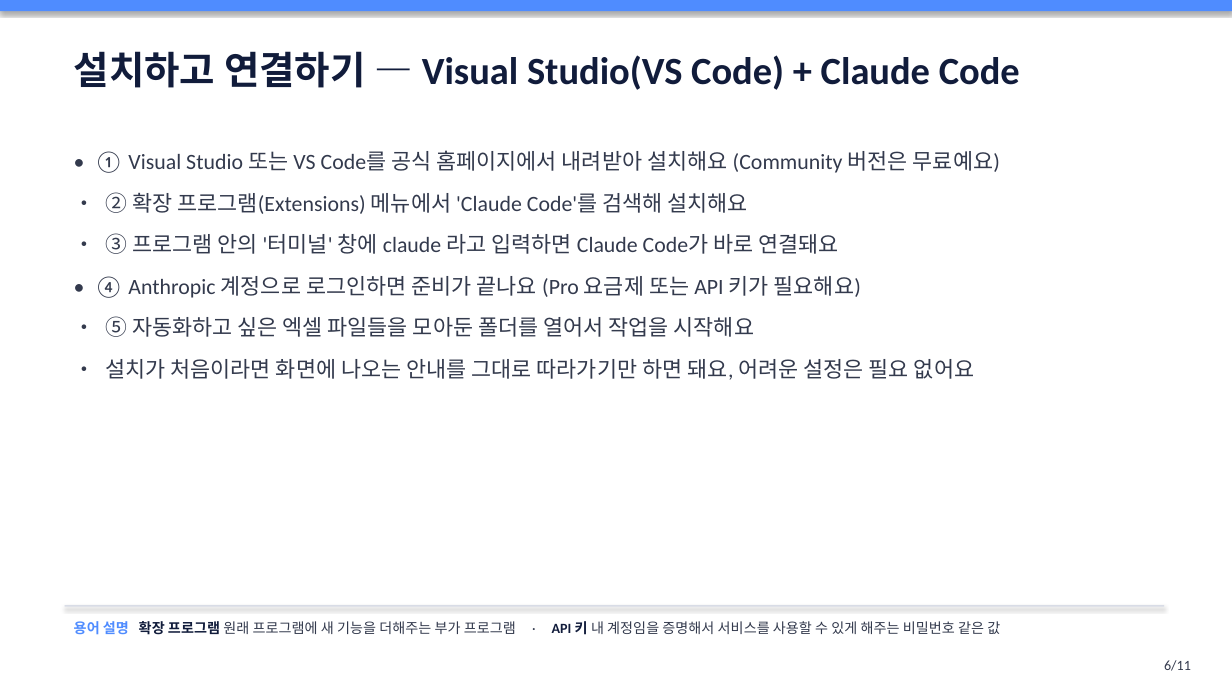
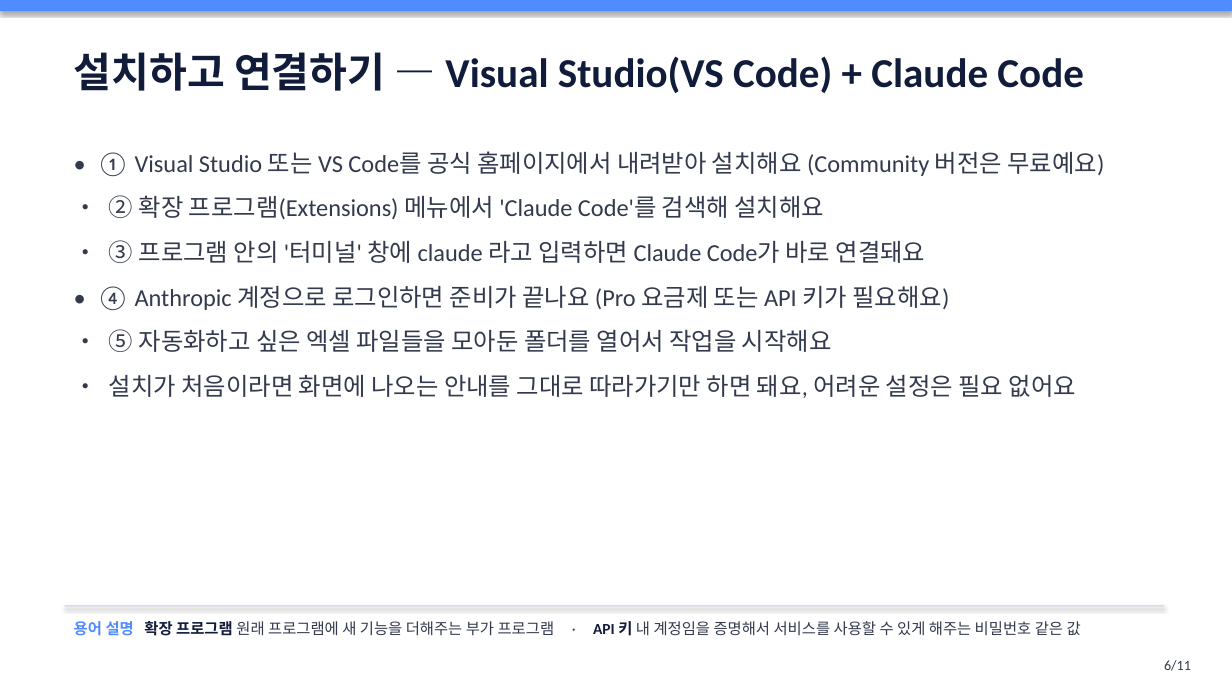
Before and after one commit to oysking55-ctrl/pt-agent, a slide deck: slide 6 of docs/02-visual-studio-agent/slides.pptx. Drawn at 1232x693 pixels with LibreOffice and Linux fonts; fonts in the diff are those of the drawing. Boxes give left, top, right and bottom in pixels: in the first picture for what was removed or moved away, otherwise in the second. Text is boxed around its words. In the diff, an @@ line names an element or a change of style, - is before the commit and + after.

```diff
--- a/docs/02-visual-studio-agent/slides.pptx
+++ b/docs/02-visual-studio-agent/slides.pptx
@@ text "설치하고 연결하기 — Visual Studio(VS ..." at bbox=[74, 52, 1083, 93]: size 30 to 32 pt @@
@@ text "• ① Visual Studio 또는 ..." at bbox=[97, 151, 1104, 398]: size 17 to 19 pt @@
@@ text "용어 설명 확장 프로그램 원래 ..." at bbox=[74, 621, 1081, 636]: size 11 to 12 pt @@
```
Also in this commit, not shown: 10 other slides changed, 10 other files.
